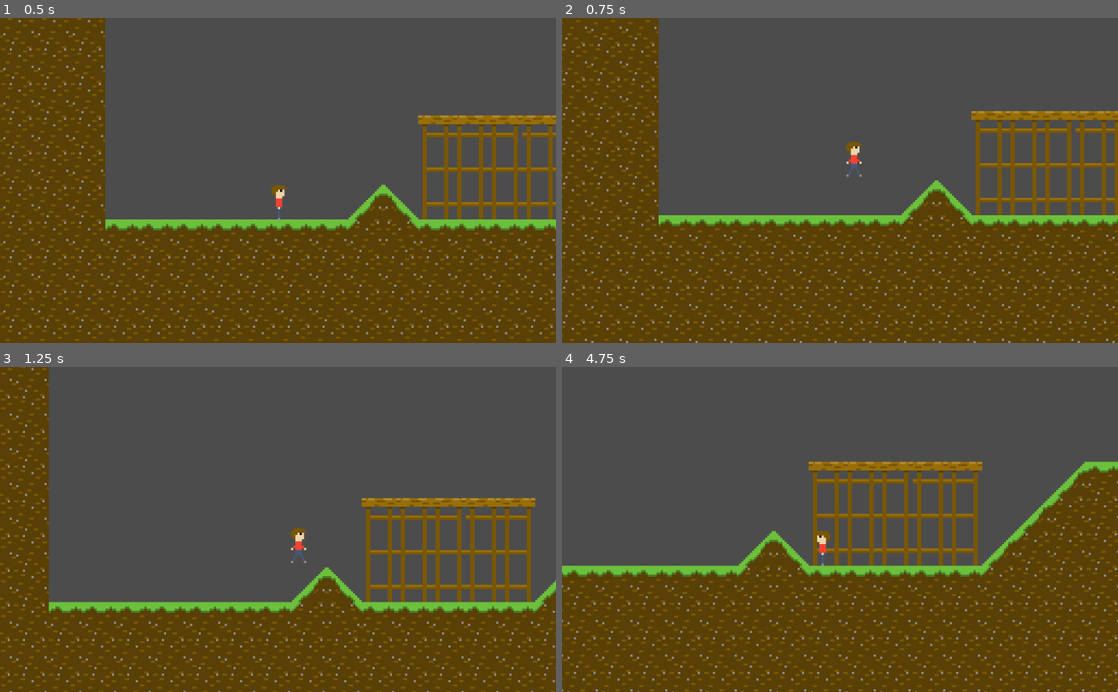
Above: before the commit, frames 1-4 (two rows, left to right).
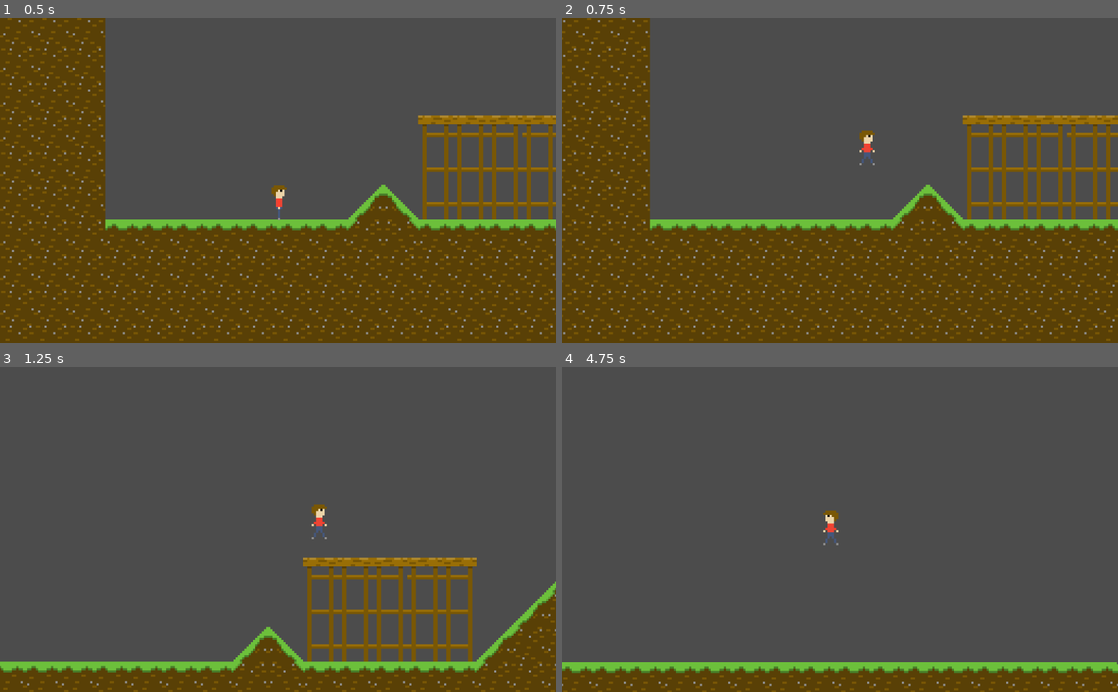
Above: after the commit, the same moments.

Repository: DucksAreMammals/WaterCollector
Game: Godot game, scene res://Scenes/Level.tscn
The game is run twice, just before and just after one commit, with the same random seed, the same clock (stepped at 60 frames per second) and the same inputs.
Inputs:
- Up to frame 1 (0.5 s): no input
- Up to frame 2 (0.75 s): hold D (right) from 0.53 s (still down); tap Up (jump) at 0.6 s
- Up to frame 3 (1.25 s): keep holding D (right); tap Up (jump) at 0.77, 1.07 s
- Up to frame 4 (4.75 s): tap Up (jump) at 1.35, 1.52, 1.82, 2.1, 2.85, 3.02, 3.32, 3.6, 3.77, 4.07, 4.35, 4.52 s; release D (right) at 2.03 s; hold Left (left) 2.03-2.78 s; hold D (right) 2.78-4.28 s; hold Left (left) from 4.28 s (still down)

Frame 1 is identical in both runs. In frame 2, 19% of the frame differs, in the area x 0-100%, y 0-100%; in frame 3, 33%; in frame 4, 44%, in the area x 0-100%, y 29-100%.

Commit message:
Mostly made movement. It can be improved

Diff:
--- a/Scripts/Player.gd
+++ b/Scripts/Player.gd
@@ -1,38 +1,51 @@
 extends KinematicBody2D
 
-export var move_speed := 200
+export var move_speed := 400
+export var air_speed := 25
+export var jump_speed := 1000
 export var gravity := 2000
-export var jump_speed := 750
+export var air_resistance = 0.94
 
 var velocity := Vector2.ZERO
+var snapping := Vector2.DOWN * 15
 
 func _process(delta: float) -> void:
 	change_animation()
 
 func _physics_process(delta: float) -> void:
-	velocity.x = 0
+	if is_on_floor():
+		velocity.x = 0
 
-	if Input.is_action_pressed("right"):
-		velocity.x += move_speed
-	if Input.is_action_pressed("left"):
-		velocity.x -= move_speed
+		if Input.is_action_pressed("right"):
+			velocity.x = move_speed
+		if Input.is_action_pressed("left"):
+			velocity.x = move_speed
+	else:
+		velocity.x *= air_resistance
+
+		if Input.is_action_pressed("right"):
+			velocity.x += air_speed
+		if Input.is_action_pressed("left"):
+			velocity.x -= air_speed
 
 	velocity.y += gravity * delta
 
-	velocity = move_and_slide_with_snap(velocity, Vector2.DOWN * 5, Vector2.UP, true)
+	velocity = move_and_slide_with_snap(velocity, snapping, Vector2.UP, true)
 
-	if Input.is_action_just_pressed("jump"):
-		if is_on_floor():
-			velocity.y = -jump_speed # negative Y is up in Godot
+	if is_on_floor():
+		if Input.is_action_just_pressed("jump"):
+			velocity.y = -jump_speed
+			snapping = Vector2.ZERO
+		else:
+			snapping = Vector2.DOWN * 15
 
 func change_animation():
-	# face left or right
 	if velocity.x > 0:
 		$AnimatedSprite.flip_h = false
 	elif velocity.x < 0:
 		$AnimatedSprite.flip_h = true
 
-	if abs(velocity.y) > 0.5:
+	if !is_on_floor():
 		$AnimatedSprite.play("jump")
 	elif abs(velocity.x) > 0.2:
 		$AnimatedSprite.play("run")
